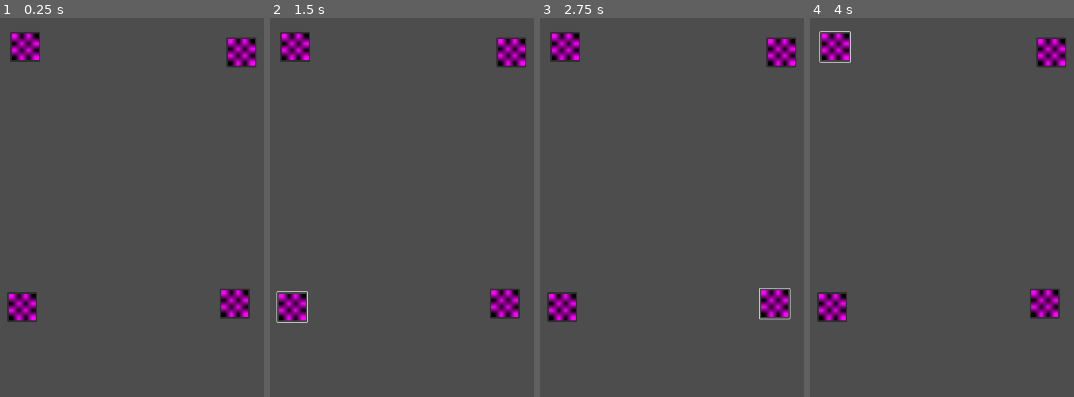
Above: before the commit, frames 1-4 (left to right).
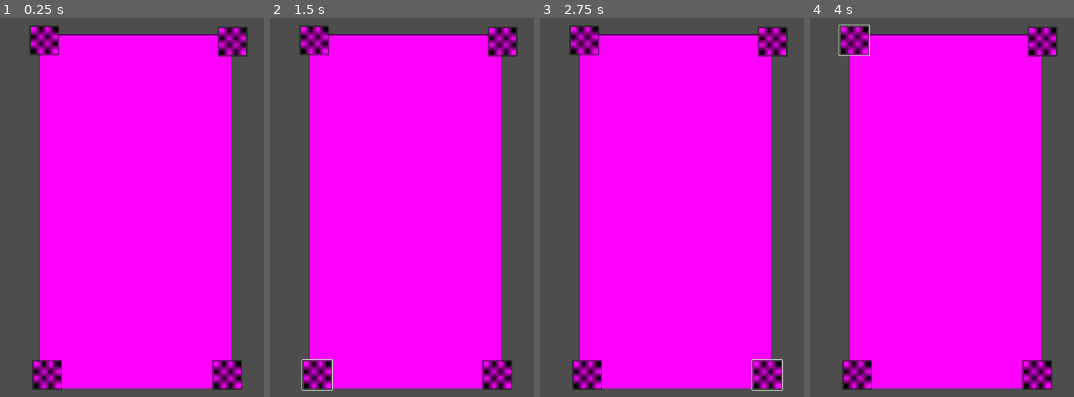
Above: after the commit, the same moments.

Repository: jadicodes/usitcc-hackathon-2025
Game: Godot game, scene res://minigames/hide/hide.tscn
Two runs of this game, one before a commit and one after it. Both use one fixed random seed, a clock stepped at 60 frames per second and the inputs below. This scene is started directly instead of the project's main scene.
Inputs (mouse positions are in pixels of both pictures, inside the frame that each line leads up to; where the layout moved, square brackets give the same spot in the first picture):
- Up to frame 1 (0.25 s): no input
- Up to frame 2 (1.5 s): click (314, 40) [296, 48] at 0.5 s; click (317, 374) [291, 306] at 1.25 s
- Up to frame 3 (2.75 s): click (767, 374) [774, 302] at 2 s
- Up to frame 4 (4 s): click (1042, 40) [1050, 52] at 2.75 s; click (854, 40) [836, 48] at 3.5 s

The runs differ from the first frame. In frame 1, 72% of the frame differs, in the area x 2-97%, y 2-99%; in frame 2, 72%; in frame 3, 72%; in frame 4, 72%.

Commit message:
Add images to fire pit

Diff:
--- a/project/minigames/firepit/firepit.tscn
+++ b/project/minigames/firepit/firepit.tscn
@@ -1,68 +1,50 @@
-[gd_scene load_steps=5 format=3 uid="uid://cg1g8w1n1byoh"]
+[gd_scene load_steps=4 format=3 uid="uid://cg1g8w1n1byoh"]
 
 [ext_resource type="Script" uid="uid://m6ru7d8h3gdm" path="res://minigames/firepit/firepit.gd" id="1_5vdjj"]
 [ext_resource type="PackedScene" uid="uid://bpqcqkl356duq" path="res://minigames/firepit/stone_spot.tscn" id="1_x2hpw"]
 [ext_resource type="PackedScene" uid="uid://7bvaemtb45ws" path="res://minigames/firepit/rock.tscn" id="2_5vdjj"]
-[ext_resource type="Texture2D" uid="uid://djj6nn8jt0sdp" path="res://icon.svg" id="3_281jo"]
 
 [node name="Firepit" type="Node2D"]
 script = ExtResource("1_5vdjj")
 
+[node name="Rock" parent="." instance=ExtResource("2_5vdjj")]
+offset_left = 212.0
+offset_top = 259.0
+offset_right = 284.0
+offset_bottom = 331.0
+
+[node name="Rock2" parent="." instance=ExtResource("2_5vdjj")]
+offset_left = 353.0
+offset_top = 508.0
+offset_right = 425.0
+offset_bottom = 580.0
+
+[node name="Rock3" parent="." instance=ExtResource("2_5vdjj")]
+offset_left = 201.0
+offset_top = 812.0
+offset_right = 273.0
+offset_bottom = 884.0
+
+[node name="Rock4" parent="." instance=ExtResource("2_5vdjj")]
+offset_left = 1155.0
+offset_top = 913.0
+offset_right = 1227.0
+offset_bottom = 985.0
+
+[node name="Rock5" parent="." instance=ExtResource("2_5vdjj")]
+offset_left = 1534.0
+offset_top = 651.0
+offset_right = 1606.0
+offset_bottom = 723.0
+
+[node name="Rock6" parent="." instance=ExtResource("2_5vdjj")]
+offset_left = 1367.0
+offset_top = 280.0
+offset_right = 1439.0
+offset_bottom = 352.0
+
 [node name="StoneSpot" parent="." instance=ExtResource("1_x2hpw")]
 position = Vector2(923, 514)
-
-[node name="Rock" parent="." instance=ExtResource("2_5vdjj")]
-offset_left = 49.0
-offset_top = 197.0
-offset_right = 185.0
-offset_bottom = 333.0
-text = "ROCK"
-icon = null
-
-[node name="Rock2" parent="." instance=ExtResource("2_5vdjj")]
-offset_left = 143.0
-offset_top = 459.0
-offset_right = 279.0
-offset_bottom = 595.0
-text = "ROCK"
-icon = null
-
-[node name="Rock3" parent="." instance=ExtResource("2_5vdjj")]
-offset_left = 81.0
-offset_top = 823.0
-offset_right = 217.0
-offset_bottom = 959.0
-text = "ROCK"
-icon = null
-
-[node name="Rock4" parent="." instance=ExtResource("2_5vdjj")]
-offset_left = 1086.0
-offset_top = 881.0
-offset_right = 1222.0
-offset_bottom = 1017.0
-text = "ROCK"
-icon = null
-
-[node name="Rock5" parent="." instance=ExtResource("2_5vdjj")]
-offset_left = 1667.0
-offset_top = 755.0
-offset_right = 1803.0
-offset_bottom = 891.0
-text = "ROCK"
-icon = null
-
-[node name="Rock6" parent="." instance=ExtResource("2_5vdjj")]
-offset_left = 1405.0
-offset_top = 442.0
-offset_right = 1541.0
-offset_bottom = 578.0
-text = "ROCK"
-icon = null
-
-[node name="Fire" type="Sprite2D" parent="."]
-modulate = Color(0.590597, 0.204758, 0.153732, 1)
-position = Vector2(923, 515)
-texture = ExtResource("3_281jo")
 
 [node name="Label" type="Label" parent="."]
 offset_left = 5.0
--- a/project/minigames/firepit/rock.tscn
+++ b/project/minigames/firepit/rock.tscn
@@ -1,16 +1,14 @@
 [gd_scene load_steps=4 format=3 uid="uid://7bvaemtb45ws"]
 
+[ext_resource type="Texture2D" uid="uid://b5hkvr2kivong" path="res://Assets/Rock1_64.png" id="1_fspi2"]
 [ext_resource type="Script" uid="uid://cfurd1v466tn6" path="res://minigames/firepit/rock.gd" id="1_pb1se"]
-
-[sub_resource type="PlaceholderTexture2D" id="PlaceholderTexture2D_00i1p"]
-size = Vector2(128, 128)
 
 [sub_resource type="RectangleShape2D" id="RectangleShape2D_y5oaf"]
 size = Vector2(128, 128)
 
 [node name="Rock" type="Button"]
 theme_override_font_sizes/font_size = 64
-icon = SubResource("PlaceholderTexture2D_00i1p")
+icon = ExtResource("1_fspi2")
 script = ExtResource("1_pb1se")
 
 [node name="Area2D" type="Area2D" parent="."]
--- a/project/minigames/firepit/stone_spot.tscn
+++ b/project/minigames/firepit/stone_spot.tscn
@@ -1,12 +1,10 @@
 [gd_scene load_steps=4 format=3 uid="uid://bpqcqkl356duq"]
 
 [ext_resource type="Script" uid="uid://qde0owfauxju" path="res://minigames/firepit/stone_spot.gd" id="1_yqfmk"]
+[ext_resource type="Texture2D" uid="uid://4r5nnljmyy4m" path="res://Assets/Fire1_128.png" id="2_y78o5"]
 
 [sub_resource type="RectangleShape2D" id="RectangleShape2D_ilrjy"]
 size = Vector2(500, 500)
-
-[sub_resource type="PlaceholderTexture2D" id="PlaceholderTexture2D_yqfmk"]
-size = Vector2(128, 128)
 
 [node name="StoneSpot" type="StaticBody2D" groups=["dropable"]]
 script = ExtResource("1_yqfmk")
@@ -15,4 +13,4 @@
 shape = SubResource("RectangleShape2D_ilrjy")
 
 [node name="Sprite2D" type="Sprite2D" parent="."]
-texture = SubResource("PlaceholderTexture2D_yqfmk")
+texture = ExtResource("2_y78o5")
--- a/project/minigames/hide/hide.tscn
+++ b/project/minigames/hide/hide.tscn
@@ -1,7 +1,10 @@
-[gd_scene load_steps=4 format=3 uid="uid://dgbfkf5rb762o"]
+[gd_scene load_steps=5 format=3 uid="uid://dgbfkf5rb762o"]
 
 [ext_resource type="Script" uid="uid://ui6edqn0stbi" path="res://minigames/hide/hide.gd" id="1_4iv3a"]
 [ext_resource type="Script" uid="uid://b36mt6u73u8kv" path="res://minigames/hide/tapping_button.gd" id="2_j87tj"]
+
+[sub_resource type="PlaceholderTexture2D" id="PlaceholderTexture2D_j87tj"]
+size = Vector2(460, 850)
 
 [sub_resource type="PlaceholderTexture2D" id="PlaceholderTexture2D_4iv3a"]
 size = Vector2(64, 64)
@@ -9,35 +12,39 @@
 [node name="Hide" type="Node2D"]
 script = ExtResource("1_4iv3a")
 
+[node name="Sprite2D" type="Sprite2D" parent="."]
+position = Vector2(981, 586)
+texture = SubResource("PlaceholderTexture2D_j87tj")
+
 [node name="TappingButton" type="Button" parent="."]
-offset_left = 682.0
-offset_top = 156.0
-offset_right = 754.0
-offset_bottom = 228.0
+offset_left = 728.0
+offset_top = 140.0
+offset_right = 800.0
+offset_bottom = 212.0
 icon = SubResource("PlaceholderTexture2D_4iv3a")
 script = ExtResource("2_j87tj")
 
 [node name="TappingButton2" type="Button" parent="."]
-offset_left = 675.0
-offset_top = 780.0
-offset_right = 747.0
-offset_bottom = 852.0
+offset_left = 735.0
+offset_top = 943.0
+offset_right = 807.0
+offset_bottom = 1015.0
 icon = SubResource("PlaceholderTexture2D_4iv3a")
 script = ExtResource("2_j87tj")
 
 [node name="TappingButton3" type="Button" parent="."]
-offset_left = 1185.0
-offset_top = 772.0
-offset_right = 1257.0
-offset_bottom = 844.0
+offset_left = 1167.0
+offset_top = 943.0
+offset_right = 1239.0
+offset_bottom = 1015.0
 icon = SubResource("PlaceholderTexture2D_4iv3a")
 script = ExtResource("2_j87tj")
 
 [node name="TappingButton4" type="Button" parent="."]
-offset_left = 1201.0
-offset_top = 169.0
-offset_right = 1273.0
-offset_bottom = 241.0
+offset_left = 1180.0
+offset_top = 143.0
+offset_right = 1252.0
+offset_bottom = 215.0
 icon = SubResource("PlaceholderTexture2D_4iv3a")
 script = ExtResource("2_j87tj")
 
Binary file added: project/Assets/Fire1_128.png
Not shown, added: project/Assets/Fire1_128.png.import
Binary file added: project/Assets/Rock1_64.png
Not shown, added: project/Assets/Rock1_64.png.import
